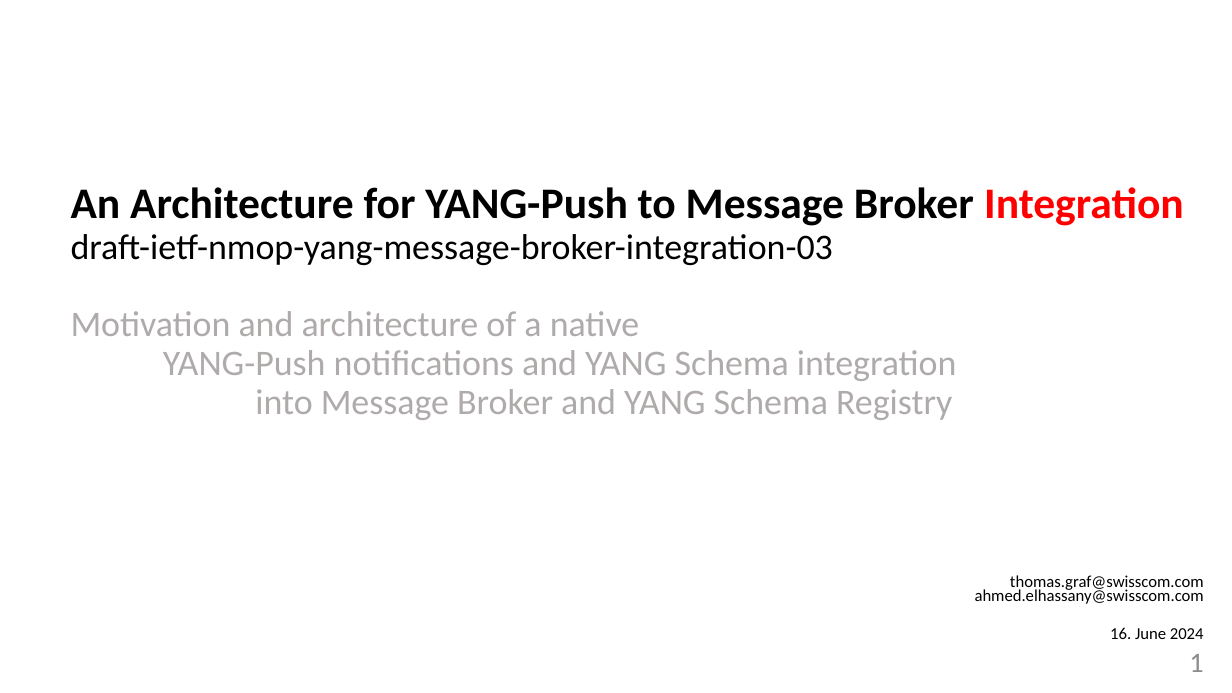
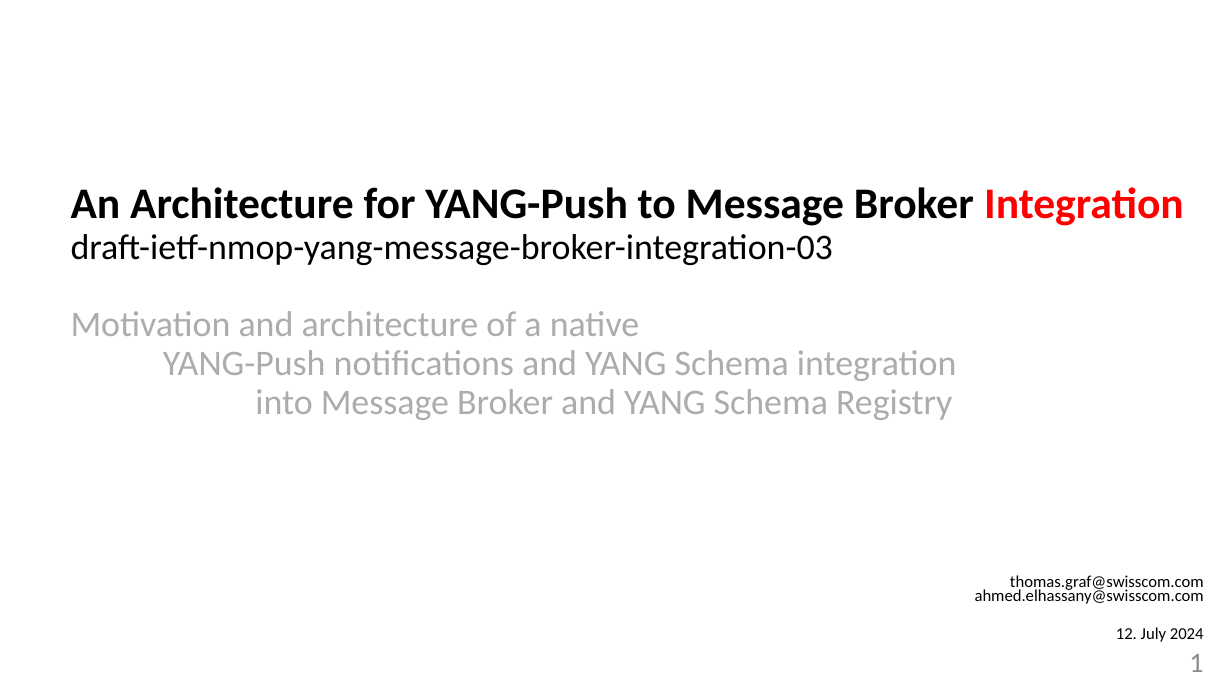
Before and after one commit to network-analytics/ietf-network-analytics-document-status, a slide deck: slide 1 of 120/NMOP/draft-ietf-nmop-yang-message-broker-integration.pptx. Drawn at 1232x693 pixels with LibreOffice and Linux fonts; fonts in the diff are those of the drawing. Boxes give left, top, right and bottom in pixels: in the first picture for what was removed or moved away, otherwise in the second. Text is boxed around its words. In the diff, an @@ line names an element or a change of style, - is before the commit and + after.

```diff
--- a/120/NMOP/draft-ietf-nmop-yang-message-broker-integration.pptx
+++ b/120/NMOP/draft-ietf-nmop-yang-message-broker-integration.pptx
@@ text at box(1116, 627, 1204, 642): text changed @@
-16. June 2024
+12. July 2024
```
Also in this commit, not shown: 4 other slides changed, 1 slide added, 11 other files.
